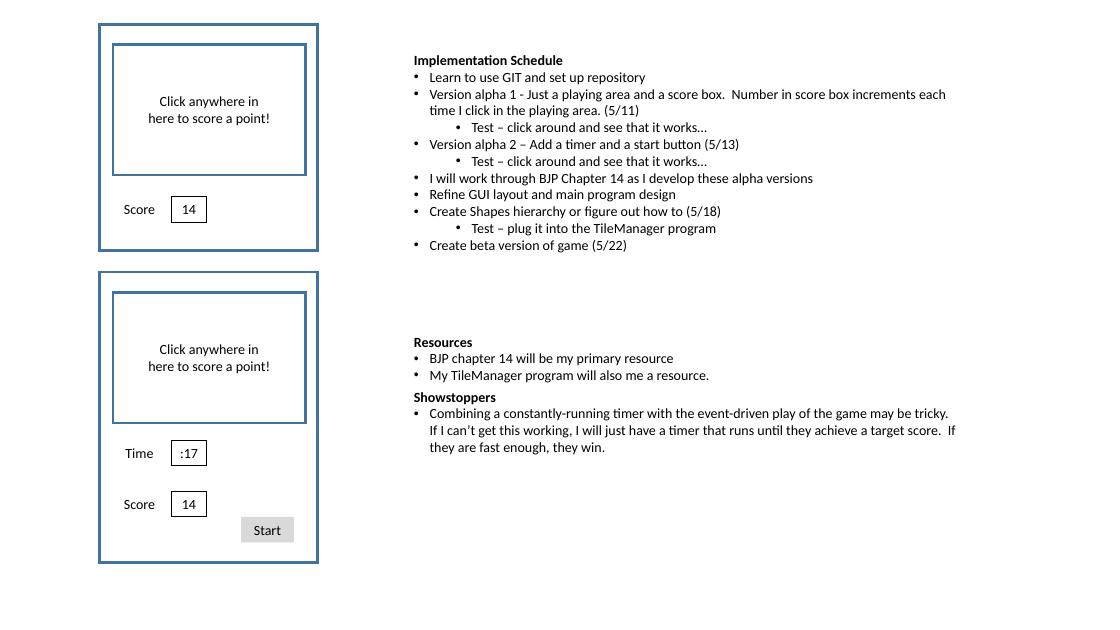
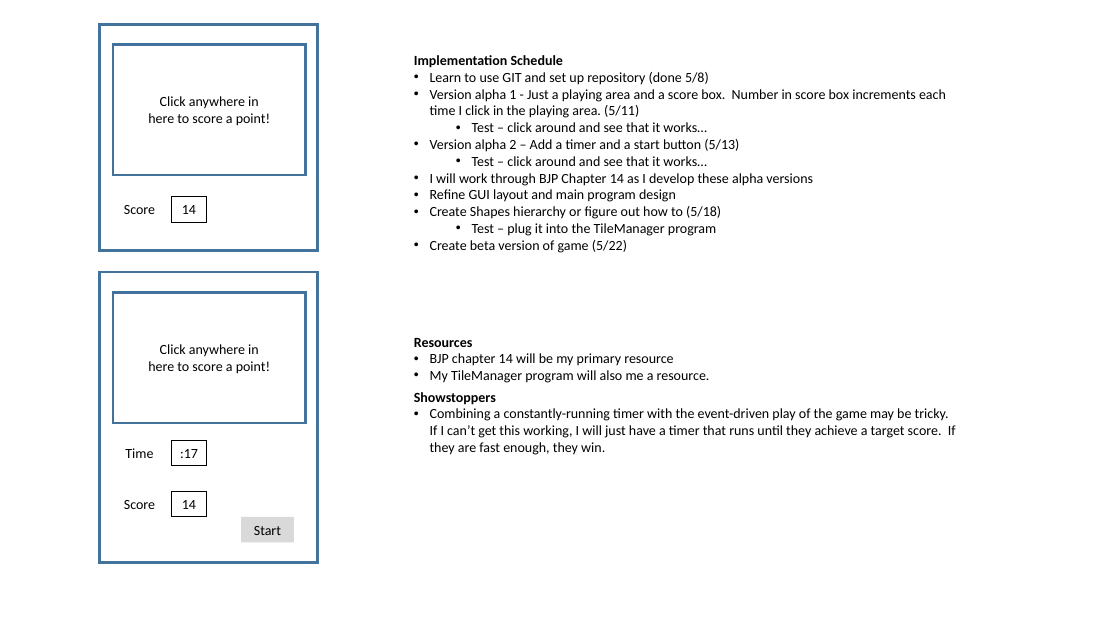
Before and after one commit to tomzbutler/CSIIIFinalProject, a slide deck: slide 3 of TZBsGhostBlitz.pptx. Drawn at 1120x630 pixels with LibreOffice and Linux fonts; fonts in the diff are those of the drawing. Boxes give left, top, right and bottom in pixels: in the first picture for what was removed or moved away, otherwise in the second. Text is boxed around its words. In the diff, an @@ line names an element or a change of style, - is before the commit and + after.

```diff
--- a/TZBsGhostBlitz.pptx
+++ b/TZBsGhostBlitz.pptx
@@ text at (430,72,709,85): text changed @@
-• Learn to use GIT and set up repository
+• Learn to use GIT and set up repository (done 5/8)
```
Also in this commit, not shown: 2 other files.
